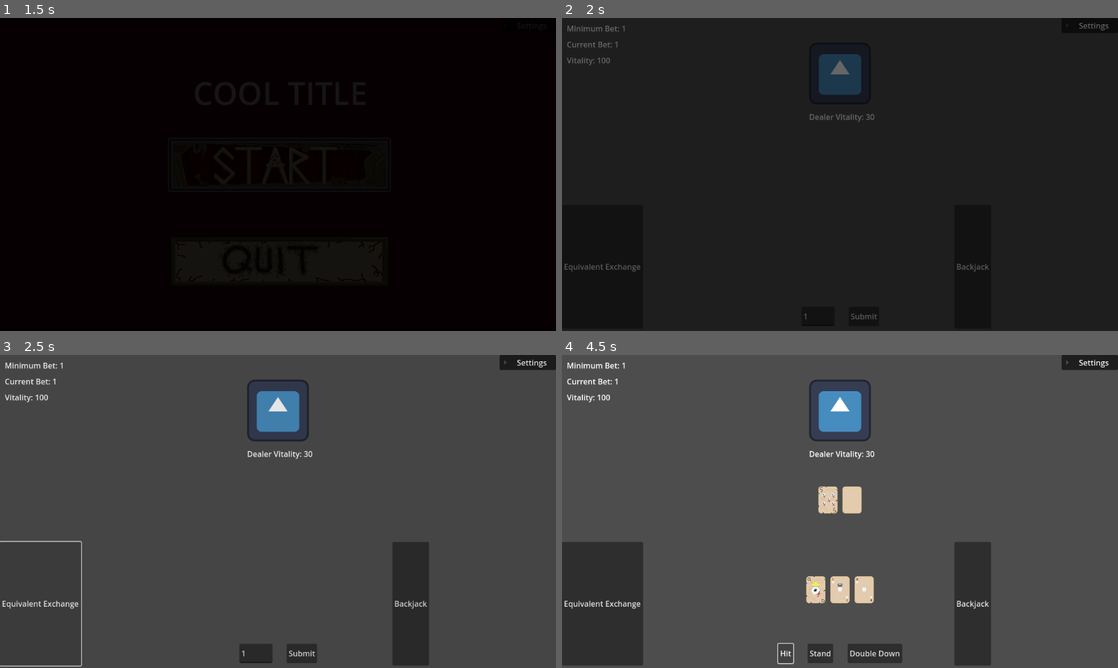
Above: before the commit, frames 1-4 (two rows, left to right).
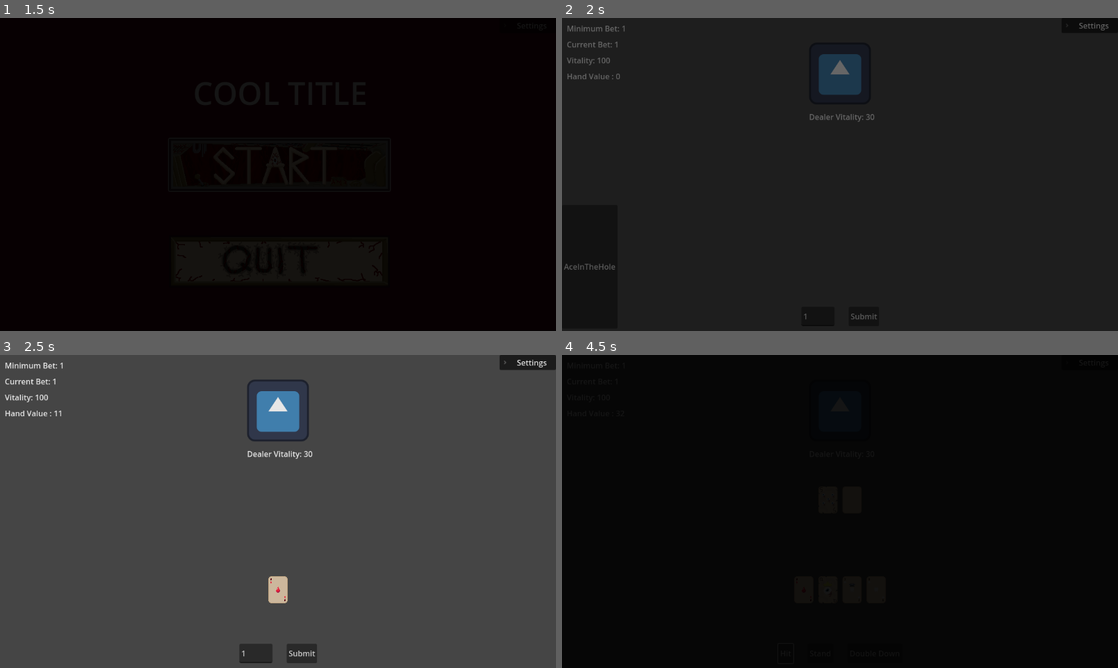
Above: after the commit, the same moments.

Repository: ZaneSoCool/GDaM-Mega-Collab-Fall-2025
Game: Godot game, scene res://Scenes/Menu.tscn
The game is run twice, just before and just after one commit, with the same random seed, the same clock (stepped at 60 frames per second) and the same inputs. The engine's default icon, where the game draws it, is replaced by a stand-in: a white triangle on a blue panel in a dark square.
Inputs (mouse positions are in pixels of both pictures, inside the frame that each line leads up to):
- Up to frame 1 (1.5 s): click (278, 165) at 0.5 s; click (278, 165) at 1.25 s
- Up to frame 2 (2 s): no input
- Up to frame 3 (2.5 s): click "Equivalent Exchange" (after the commit: "AceInTheHole") at 2 s
- Up to frame 4 (4.5 s): click (973, 602) at 2.75 s, where only the run before the commit has a clickable "Backjack"; click "Submit" at 3.5 s; click "Hit" at 4.25 s

Frame 1 is identical in both runs. In frame 2, 0.2% of the frame differs, in the area x 0-77%, y 17-82%; in frame 3, 3.2%; in frame 4, 100%, in the area x 0-100%, y 0-100%.

Commit message:
powerups n stuff
+lowBall powerup
+handValue GUI
+remove dealer card functionality
+deal specific card function
+sickle cell powerup
+ace in the hole powerup

Diff:
--- a/Scenes/BlackJack.tscn
+++ b/Scenes/BlackJack.tscn
@@ -64,6 +64,10 @@
 [node name="Vitality" type="Label" parent="VBoxContainer"]
 layout_mode = 2
 text = "Vitality: 00"
+
+[node name="HandValue" type="Label" parent="VBoxContainer"]
+layout_mode = 2
+text = "Hand Value : 0"
 
 [node name="playButtons" type="HBoxContainer" parent="."]
 layout_mode = 1
--- a/Scenes/levels/1_1.tscn
+++ b/Scenes/levels/1_1.tscn
@@ -14,6 +14,7 @@
 dealer_max_vitality = 30
 minimumBet = 1
 AI_hit_stop = 20
+AI_randomness = 0
 
 [node name="BG" type="TextureRect" parent="."]
 layout_mode = 1
@@ -68,6 +69,10 @@
 layout_mode = 2
 text = "Vitality: 00"
 
+[node name="HandValue" type="Label" parent="VBoxContainer"]
+layout_mode = 2
+text = "Hand Value : 0"
+
 [node name="playButtons" type="HBoxContainer" parent="."]
 layout_mode = 1
 anchors_preset = 7
@@ -119,7 +124,7 @@
 layout_mode = 2
 text = "Submit"
 
-[node name="DealerCardsVisualized" type="HBoxContainer" parent="."]
+[node name="DealersCardsVisualized" type="HBoxContainer" parent="."]
 layout_mode = 0
 offset_left = 351.0
 offset_top = 300.0
--- /dev/null
+++ b/Scenes/powerUps/ace_in_the_hole.tscn
@@ -0,0 +1,11 @@
+[gd_scene load_steps=2 format=3 uid="uid://bm55cgruhhix1"]
+
+[ext_resource type="Script" uid="uid://dy3x1ujd4ltle" path="res://Scripts/powerUps/ace_in_the_hole.gd" id="1_kanmp"]
+
+[node name="aceInTheHole" type="Button"]
+offset_right = 8.0
+offset_bottom = 8.0
+script = ExtResource("1_kanmp")
+powerUpName = "AceInTheHole"
+
+[connection signal="pressed" from="." to="." method="_on_pressed"]
--- /dev/null
+++ b/Scenes/powerUps/low_ball.tscn
@@ -0,0 +1,11 @@
+[gd_scene load_steps=2 format=3 uid="uid://bsvb0lh0coqig"]
+
+[ext_resource type="Script" uid="uid://b16wu2c2i6ebc" path="res://Scripts/powerUps/low_ball.gd" id="1_ido78"]
+
+[node name="lowBall" type="Button"]
+offset_right = 8.0
+offset_bottom = 8.0
+script = ExtResource("1_ido78")
+powerUpName = "LowBall"
+
+[connection signal="pressed" from="." to="." method="_on_pressed"]
--- /dev/null
+++ b/Scenes/powerUps/sickle_cell.tscn
@@ -0,0 +1,11 @@
+[gd_scene load_steps=2 format=3 uid="uid://mgfp5il7um32"]
+
+[ext_resource type="Script" uid="uid://bh17og0jsw6hq" path="res://Scripts/powerUps/sickleCell.gd" id="1_7b8ft"]
+
+[node name="sickleCell" type="Button"]
+offset_right = 8.0
+offset_bottom = 8.0
+script = ExtResource("1_7b8ft")
+powerUpName = "SickleCell"
+
+[connection signal="pressed" from="." to="." method="_on_pressed"]
--- a/Scripts/Global.gd
+++ b/Scripts/Global.gd
@@ -5,12 +5,18 @@
 
 #stores quantity of power ups player has
 var powerUpQuantityDictionary : Dictionary[String, int] = {
-	"Equivalent Exchange" : 1,
-	"Backjack" : 1
+	"Equivalent Exchange" : 0,
+	"Backjack" : 0,
+	"LowBall" : 0,
+	"SickleCell" : 0,
+	"AceInTheHole" : 1
 }
 
 #stores references to the scene of a powerUp
 var powerUpRefDictionary : Dictionary[String, String] = {
 	"Equivalent Exchange" : "res://Scenes/powerUps/equivalent_exchange.tscn",
-	"Backjack" : "res://Scenes/powerUps/back_jack.tscn"
+	"Backjack" : "res://Scenes/powerUps/back_jack.tscn",
+	"LowBall" : "res://Scenes/powerUps/low_ball.tscn",
+	"SickleCell" : "res://Scenes/powerUps/sickle_cell.tscn",
+	"AceInTheHole" : "res://Scenes/powerUps/ace_in_the_hole.tscn"
 }
--- a/Scripts/blackjack.gd
+++ b/Scripts/blackjack.gd
@@ -22,7 +22,7 @@
 
 #references
 @onready var player_cards_visualized: HBoxContainer = $PlayerCardsVisualized
-@onready var dealer_cards_visualized: HBoxContainer = $DealerCardsVisualized
+@onready var dealer_cards_visualized: HBoxContainer = $DealersCardsVisualized
 @onready var play_buttons: HBoxContainer = $playButtons
 @onready var bet_buttons: HBoxContainer = $betButtons
 @onready var line_edit: LineEdit = $betButtons/LineEdit
@@ -32,6 +32,7 @@
 @onready var dealer_vitality_label: Label = $Dealer_Vitality
 @onready var power_ups: HBoxContainer = $PowerUps
 @onready var power_ups_passive: HBoxContainer = $PowerUpsPassive
+@onready var hand_value: Label = $VBoxContainer/HandValue
 
 var cardScene = preload("res://Scenes/Card.tscn")
 
@@ -148,8 +149,38 @@
 		totalHand(forPlayer, card_info)
 		dealer_cards_visualized.add_child(card)
 
+
+func dealSpecificCard(forPlayer : bool, faceUp : bool, card_id : int, card_suit : int): #if card id or suit is 0 it will be random
+	var card = cardScene.instantiate()
+
+	var card_info : Array #finds suitable card
+	for i in range(deck.size()):
+		if card_info.is_empty():
+			var deckCard = deck[i]
+			if (card_id == 0 or deckCard[0] == card_id) and (card_suit == 0 or deckCard[1] == card_suit):
+				card_info = deckCard.duplicate()
+				deck.remove_at(i)
+
+	if card_info.is_empty(): #deck has no matching cards
+		print("AHH FUCK")
+		return
+
+	card.card_id = card_info[0]
+	card.card_suite = card_info[1]
+	card.faceUp = faceUp
+
+	if forPlayer:
+		playerCards.append(card)
+		totalHand(forPlayer, card_info)
+		player_cards_visualized.add_child(card)
+	else:
+		dealerCards.append(card)
+		totalHand(forPlayer, card_info)
+		dealer_cards_visualized.add_child(card)
+
 #sums up hand for stuff
 func totalHand(forPlayer : bool, card_info : Array):
+
 	if forPlayer:
 		if card_info[0] > 10:
 			playerHand += 10
@@ -171,6 +202,8 @@
 		else:
 			dealerHand += card_info[0]
 
+	updateHandValue()
+
 #------------- Buttons Pressed -------------
 
 #Hit
@@ -204,21 +237,44 @@
 #----------------Extra-Powerup-Logic--------------------
 
 func removeCard(forPlayer : bool, cardIndex : int):
-	if playerCards.is_empty(): return
-
-	var cardToRemove = playerCards[cardIndex]
-	var cardValue = cardToRemove.card_id
-
-	if cardValue >= 10:
-		playerHand -= 10
-	elif cardValue == 1:
-		if playerHand - 11 <= 0: ##TODO this check is insufficient
-			playerHand -= 1
-		else:
-			playerHand -= 11
-	else:
-		playerHand -= cardValue
-
-	#get rid of stuff
-	playerCards.remove_at(cardIndex)
-	cardToRemove.queue_free()
+	if forPlayer:
+		if playerCards.is_empty(): return
+
+		var cardToRemove = playerCards[cardIndex]
+		var cardValue = cardToRemove.card_id
+
+		if cardValue >= 10:
+			playerHand -= 10
+		elif cardValue == 1:
+			if playerHand - 11 <= 0: ##TODO this check is insufficient
+				playerHand -= 1
+			else:
+				playerHand -= 11
+		else:
+			playerHand -= cardValue
+
+		#get rid of stuff
+		playerCards.remove_at(cardIndex)
+		cardToRemove.queue_free()
+	else:
+		if dealerCards.is_empty(): return
+
+		var cardToRemove = dealerCards[cardIndex]
+		var cardValue = cardToRemove.card_id
+
+		if cardValue >= 10:
+			dealerHand -= 10
+		elif cardValue == 1:
+			if dealerHand - 11 <= 0: ##TODO this check is insufficient
+				dealerHand -= 1
+			else:
+				dealerHand -= 11
+		else:
+			dealerHand -= cardValue
+
+		#get rid of stuff
+		dealerCards.remove_at(cardIndex)
+		cardToRemove.queue_free()
+
+func updateHandValue():
+	hand_value.text = "Hand Value : " + str(playerHand)
--- /dev/null
+++ b/Scripts/powerUps/ace_in_the_hole.gd
@@ -0,0 +1,6 @@
+extends PowerUp
+
+#pulls an ace from the deck
+
+func localUse():
+	blackJackScene.dealSpecificCard(true, true, 1, 0)
--- a/Scripts/powerUps/back_jack.gd
+++ b/Scripts/powerUps/back_jack.gd
@@ -3,15 +3,9 @@
 #prevents player from losing when the dealer draws 21
 
 func localUse():
-	#get variables
-	var blackJackScene = get_tree().current_scene
-
 	blackJackScene.dealerHand = 20
 
 func checkUse():
-	#get variables
-	var blackJackScene = get_tree().current_scene
-
 	#check if dealer has 21
 	if blackJackScene.dealerHand == 21:
 		use()
--- a/Scripts/powerUps/equivelant_exchange.gd
+++ b/Scripts/powerUps/equivelant_exchange.gd
@@ -3,9 +3,6 @@
 #discards the last drawn card and gets another
 
 func localUse():
-	#get variables
-	var blackJackScene = get_tree().current_scene
-
 	#remove last dealt card TODO: CHANGE for different logic l8r
 	blackJackScene.removeCard(true, -1)
 
@@ -13,9 +10,6 @@
 	blackJackScene.dealCard(true, true)
 
 func canUse():
-	#get variables
-	var blackJackScene = get_tree().current_scene
-
 	if !blackJackScene.playerCards.is_empty():
 		return true
 	else:
--- /dev/null
+++ b/Scripts/powerUps/low_ball.gd
@@ -0,0 +1,19 @@
+extends PowerUp
+
+#doubles value of currnet 1,2,3s
+
+func localUse():
+	for card in blackJackScene.playerCards:
+		if card.card_id < 4:
+			blackJackScene.playerHand += card.card_id
+
+	blackJackScene.updateHandValue()
+
+func canUse():
+	if blackJackScene.playerCards.is_empty():
+		return false
+	else:
+		for card in blackJackScene.playerCards:
+			if card.card_id < 4:
+				return true
+		return false
--- /dev/null
+++ b/Scripts/powerUps/sickleCell.gd
@@ -0,0 +1,19 @@
+extends PowerUp
+
+#halves value of all even cards in current hand (no face cards)
+
+func localUse():
+	for card in blackJackScene.playerCards:
+		if card.card_id <= 10 and card.card_id % 2 == 0: #makes sure player has an even card
+			blackJackScene.playerHand -= card.card_id / 2
+
+	blackJackScene.updateHandValue()
+
+func canUse():
+	if blackJackScene.playerCards.is_empty():
+		return false
+	else:
+		for card in blackJackScene.playerCards:
+			if card.card_id <= 10 and card.card_id % 2 == 0: #makes sure player has an even card
+				return true
+		return false
--- a/Scripts/power_up.gd
+++ b/Scripts/power_up.gd
@@ -7,8 +7,11 @@
 @export var powerUpName : String
 @export var isPassive : bool
 
+var blackJackScene : Node
+
 func _ready() -> void:
 	self.text = powerUpName
+	blackJackScene = get_tree().current_scene
 
 func use():
 	if canUse() != null and !canUse(): return
Not shown, added: Scripts/powerUps/ace_in_the_hole.gd.uid
Not shown, added: Scripts/powerUps/low_ball.gd.uid
Not shown, added: Scripts/powerUps/sickleCell.gd.uid
